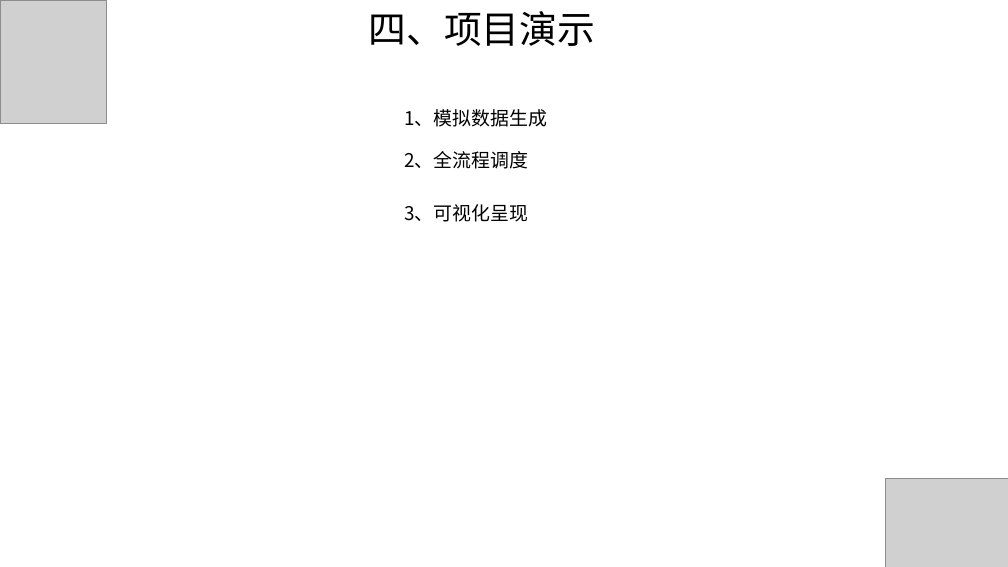
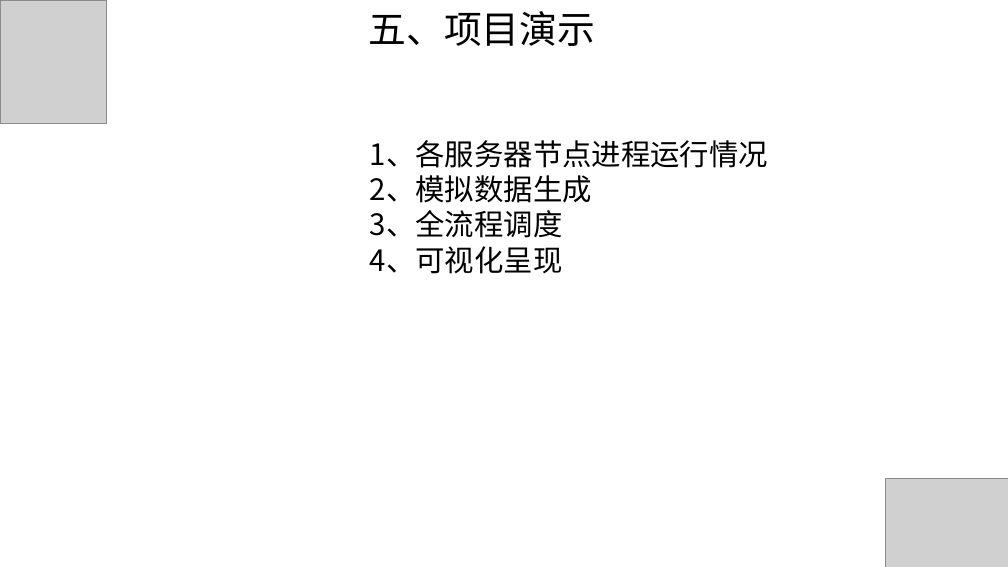
Before and after one commit to hunter95671/DataWarehouse, a slide deck: slide 7 of 电商离线数据仓库流程架构.pptx (slide 6 before the commit). Drawn at 1008x567 pixels with LibreOffice and Linux fonts; fonts in the diff are those of the drawing; grey boxes stand for pictures. Boxes give left, top, right and bottom in pixels: in the first picture for what was removed or moved away, otherwise in the second. Text is boxed around its words. In the diff, an @@ line names an element or a change of style, - is before the commit and + after.

Commit message:
ppt

```diff
--- a/电商离线数据仓库流程架构.pptx
+++ b/电商离线数据仓库流程架构.pptx
@@ text at <box>369,11,596,46</box>: text changed @@
-四、项目演示
+五、项目演示
@@ text at <box>370,140,768,274</box>: text changed; size 18 to 28 pt @@
-1、模拟数据生成
+1、各服务器节点进程运行情况
+2、模拟数据生成
+3、全流程调度
+4、可视化呈现
@@ text removed at <box>405,151,529,169</box> @@
-2、全流程调度
@@ text removed at <box>405,204,529,222</box> @@
-3、可视化呈现
```
Also in this commit, not shown: 1 other slide changed, 6 slides added, 1 slide removed.
